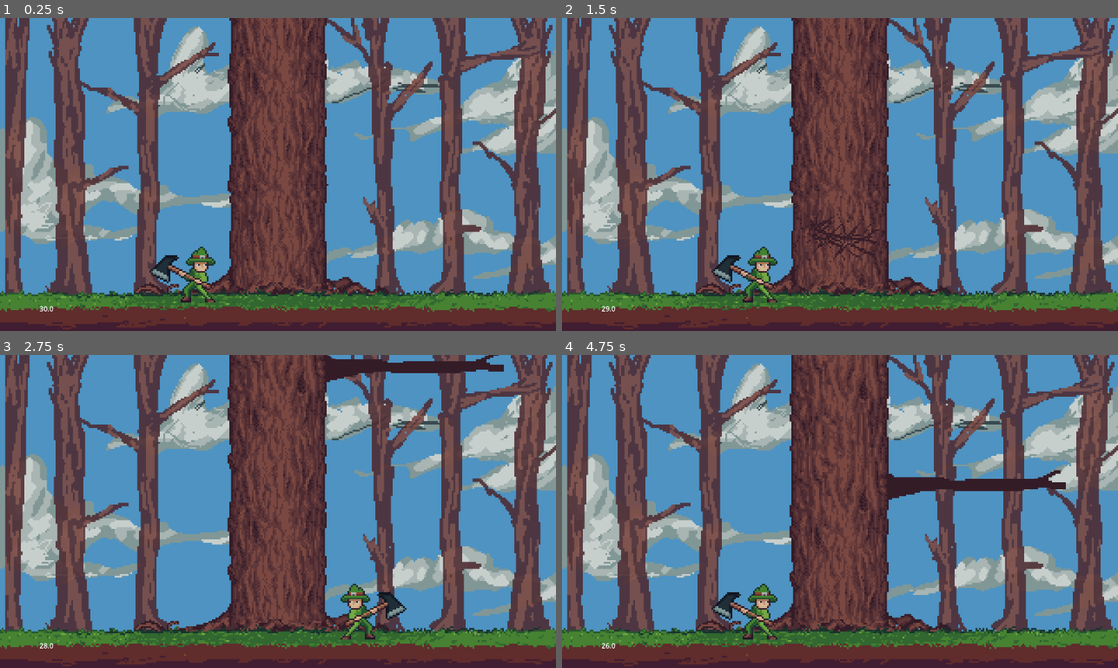
Above: before the commit, frames 1-4 (two rows, left to right).
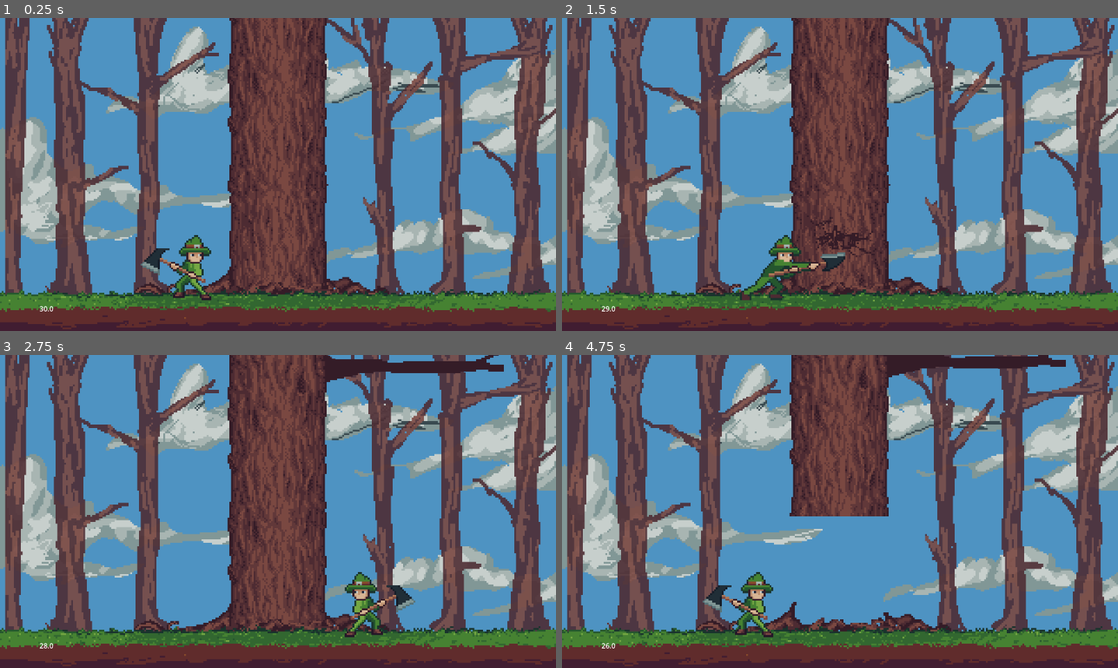
Above: after the commit, the same moments.

Repository: decksdark628/woodchopper
Game: Godot game, scene res://woodchopper.tscn
The game is run twice, just before and just after one commit, with the same random seed, the same clock (stepped at 60 frames per second) and the same inputs.
Inputs:
- Up to frame 1 (0.25 s): no input
- Up to frame 2 (1.5 s): tap Enter (ui_accept) at 0.5, 1.35 s; hold Right (ui_right) 0.53-1.28 s; hold Enter (ui_accept) 0.53-1.28 s; hold Left (ui_left) from 1.28 s (still down)
- Up to frame 3 (2.75 s): tap Enter (ui_accept) at 1.52, 1.82 s; release Left (ui_left) at 2.03 s; hold Right (ui_right) from 2.03 s (still down); hold Enter (ui_accept) from 2.03 s (still down)
- Up to frame 4 (4.75 s): release Enter (ui_accept) at 2.78 s; tap Enter (ui_accept) at 2.85, 3.02, 3.32, 4.35, 4.52 s; release Right (ui_right) at 3.53 s; hold Enter (ui_accept) 3.53-4.28 s; hold Left (ui_left) from 3.53 s (still down)

The runs differ from the first frame. In frame 1, 1.4% of the frame differs, in the area x 25-39%, y 69-91%; in frame 2, 2.2%; in frame 3, 1.4%; in frame 4, 13%, in the area x 25-91%, y 0-91%.

Commit message:
added particles and animations for player. Tweaked signals and sequences

Diff:
--- a/scripts/player.gd
+++ b/scripts/player.gd
@@ -2,9 +2,11 @@
 
 const Branch = WChData.BranchDirection
 const LEFT_POS:Vector2 = Vector2(-220, 230)
+# -120, 212
 const RIGHT_POS:Vector2 = Vector2(220, 230)
 
-@onready var sprite_2d: Sprite2D = $Sprite2D
+@onready var animation_player: AnimationPlayer = $Visuals/AnimationPlayer
+@onready var visuals: Node2D = $Visuals
 @export var tree:Node2D
 var hp:int
 var dmg:int
@@ -19,21 +21,22 @@
 	hp = 1
 	dmg = 1 #TODO: set based on item used
 	on_left_side = true
-	position = LEFT_POS
 	can_cut = true
+	animation_player.play("RESET")
 
 func cut():
 	if can_cut:
-		emit_signal("axe_swung", dmg)
+		animation_player.play("hit_tree")
 
 func move_left():
-	position = LEFT_POS
-	sprite_2d.set_flip_h(false)
-	on_left_side = true
+	if on_left_side:
+		animation_player.play("move_limit")
+	else:
+		scale.x = 1
+		on_left_side = true
 
 func move_right():
-	position = RIGHT_POS
-	sprite_2d.set_flip_h(true)
+	scale.x = -1
 	on_left_side = false
 
 func reduce_hp():
@@ -54,3 +57,7 @@
 	if (br_dir == Branch.LEFT && on_left_side) or (br_dir == Branch.RIGHT && !on_left_side):
 		reduce_hp()
 	can_cut = true
+
+func _send_hit_signal() -> void:
+	emit_signal("axe_swung", dmg)
+	animation_player.play("return_to_idle")
--- a/scripts/tree.gd
+++ b/scripts/tree.gd
@@ -32,7 +32,6 @@
 func _generate_segment() -> Node2D:
 	var previous:Branch = tree.back().branch
 	var new:Branch = _choose_branch(previous)
-	print(new)
 	var segment = tree_segment.instantiate()
 	segment.segment_died.connect(_on_tree_segment_segment_died)
 	segment.set_branch(new)
@@ -56,7 +55,6 @@
 func _on_tree_segment_segment_died() -> void:
 	can_take_dmg = false
 	player.can_cut = false
-	# TODO: Animacion de romper bloque con particulas
 	tree[0].queue_free()
 	add_segment()
 	tree.pop_front()
@@ -68,4 +66,5 @@
 
 func _on_player_axe_swung(dmg) -> void:
 	if can_take_dmg:
+		tree[0].throw_particles()
 		tree[0].decrease_hp(dmg)
--- a/scripts/tree_segment.gd
+++ b/scripts/tree_segment.gd
@@ -1,6 +1,3 @@
-
-# The tree_segment.gd script is attached to all segments, but in tree.gd, only tree[0] is connected to the segment_died signal (likely via the first segment set in the editor).
-
 extends Node2D
 
 const Branch = WChData.BranchDirection
@@ -10,13 +7,13 @@
 @onready var segment_sprite: Sprite2D = $SegmentSprite
 @onready var breaking_anim: Sprite2D = $BreakingAnim
 @onready var branch_sprite: Sprite2D = $BranchSprite
+@onready var cpu_particles_2d: CPUParticles2D = $CPUParticles2D
 var branch:Branch
 var hp:int
 
 func _ready() -> void:
-	#branch = Branch.NONE
 	hp = WChData.MAX_SEGMENT_HP
-	_update_sprite() #change later for a set_view or something
+	_update_sprite()
 
 func decrease_hp(n:int):
 	hp -= n
@@ -33,7 +30,7 @@
 		self, "position:y", new_y, WChData.SEGM_FALL_DURATION
 		)\
 		.set_trans(Tween.TRANS_BACK)\
-		.set_ease(Tween.EASE_OUT)
+		.set_ease(Tween.EASE_IN)
 
 func _update_breaking_anim():
 	var frame:int = WChData.MAX_SEGMENT_HP - hp
@@ -42,19 +39,18 @@
 	else:
 		breaking_anim.frame = WChData.MAX_BREAK_ANIM_SPRITES
 
+func throw_particles():
+	cpu_particles_2d.emitting = true
+
 func _update_sprite():
 	match branch:
 		Branch.LEFT:
-			print("left")
 			branch_sprite.set_flip_h(true)
 			branch_sprite.position = Vector2(-256,12)
 			branch_sprite.visible = true
 		Branch.NONE:
-			print("center")
 			segment_sprite.frame = randi_range(0, WChData.NUM_CENTER_SPRITES - 1)
 		Branch.RIGHT:
-			print("right")
-			#position = Vector2(256,12)
 			branch_sprite.visible = true
 		_:
 			printerr("tree_chunk.gd: BranchDirection invalido")
--- a/scripts/woodchopper_data.gd
+++ b/scripts/woodchopper_data.gd
@@ -2,7 +2,7 @@
 
 const GRID_SIZE:int = 256
 const NUM_CENTER_SPRITES:int = 4
-const SEGM_FALL_DURATION:float = 0.5
+const SEGM_FALL_DURATION:float = 0.6
 const MAX_SEGMENT_HP:int = 5
 const MAX_BREAK_ANIM_SPRITES:int = 4
 
--- a/tree_segment.tscn
+++ b/tree_segment.tscn
@@ -1,9 +1,20 @@
-[gd_scene load_steps=5 format=3 uid="uid://oh48t145y0cc"]
+[gd_scene load_steps=8 format=3 uid="uid://oh48t145y0cc"]
 
 [ext_resource type="Script" uid="uid://c3218ulfabjos" path="res://scripts/tree_segment.gd" id="1_j8ln4"]
 [ext_resource type="Texture2D" uid="uid://c0u15g6h6u37n" path="res://sprites/tree_log_tiles.png" id="2_ctvxr"]
 [ext_resource type="Texture2D" uid="uid://dnp7o1rd8vd5s" path="res://sprites/tree_breaking.png" id="3_vsuxa"]
 [ext_resource type="Texture2D" uid="uid://dap3kf0usm3ou" path="res://sprites/branch.png" id="4_od62e"]
+[ext_resource type="Texture2D" uid="uid://bfjs6m5yjcaeg" path="res://sprites/tree_particles_outlined.png" id="5_1s6et"]
+
+[sub_resource type="CanvasItemMaterial" id="CanvasItemMaterial_1p6gb"]
+particles_animation = true
+particles_anim_h_frames = 4
+particles_anim_v_frames = 4
+particles_anim_loop = false
+
+[sub_resource type="Gradient" id="Gradient_1s6et"]
+offsets = PackedFloat32Array(0.8, 1)
+colors = PackedColorArray(1, 1, 1, 1, 1, 1, 1, 0)
 
 [node name="TreeSegment" type="Node2D"]
 texture_filter = 1
@@ -25,3 +36,24 @@
 scale = Vector2(4, 4)
 texture = ExtResource("3_vsuxa")
 hframes = 5
+
+[node name="CPUParticles2D" type="CPUParticles2D" parent="."]
+texture_filter = 1
+material = SubResource("CanvasItemMaterial_1p6gb")
+emitting = false
+texture = ExtResource("5_1s6et")
+lifetime = 0.3
+one_shot = true
+speed_scale = 0.7
+explosiveness = 0.8
+emission_shape = 1
+emission_sphere_radius = 12.0
+direction = Vector2(0, 0)
+spread = 180.0
+gravity = Vector2(0, 300)
+initial_velocity_min = 350.0
+initial_velocity_max = 700.0
+scale_amount_min = 4.0
+scale_amount_max = 4.0
+color_ramp = SubResource("Gradient_1s6et")
+anim_offset_max = 1.0
--- a/woodchopper.tscn
+++ b/woodchopper.tscn
@@ -7,7 +7,199 @@
 [ext_resource type="Texture2D" uid="uid://bh7426xrkbi4g" path="res://sprites/grass_and_dirt_bg1.png" id="5_erjnm"]
 [ext_resource type="Texture2D" uid="uid://b6ahl4ucfxftt" path="res://sprites/roots_foreground1.png" id="6_fl47g"]
 [ext_resource type="Texture2D" uid="uid://c50o357kni43h" path="res://sprites/forest_bg1.png" id="6_gy6x0"]
-[ext_resource type="Texture2D" uid="uid://dchdfhnswru8e" path="res://sprites/player_woodchopper.png" id="8_erjnm"]
+[ext_resource type="Texture2D" uid="uid://b7krdrhxesw6q" path="res://sprites/player_animation.png" id="9_fl47g"]
+
+[sub_resource type="Animation" id="Animation_fl47g"]
+length = 0.001
+tracks/0/type = "value"
+tracks/0/imported = false
+tracks/0/enabled = true
+tracks/0/path = NodePath("PlayerSprite:frame")
+tracks/0/interp = 1
+tracks/0/loop_wrap = true
+tracks/0/keys = {
+"times": PackedFloat32Array(0),
+"transitions": PackedFloat32Array(1),
+"update": 1,
+"values": [0]
+}
+tracks/1/type = "value"
+tracks/1/imported = false
+tracks/1/enabled = true
+tracks/1/path = NodePath("PlayerSprite:frame_coords")
+tracks/1/interp = 1
+tracks/1/loop_wrap = true
+tracks/1/keys = {
+"times": PackedFloat32Array(0),
+"transitions": PackedFloat32Array(1),
+"update": 1,
+"values": [Vector2i(0, 0)]
+}
+tracks/2/type = "value"
+tracks/2/imported = false
+tracks/2/enabled = true
+tracks/2/path = NodePath(".:position")
+tracks/2/interp = 1
+tracks/2/loop_wrap = true
+tracks/2/keys = {
+"times": PackedFloat32Array(0),
+"transitions": PackedFloat32Array(1),
+"update": 0,
+"values": [Vector2(-180, 214)]
+}
+
+[sub_resource type="Animation" id="Animation_erjnm"]
+resource_name = "return_to_idle"
+length = 0.08
+tracks/0/type = "value"
+tracks/0/imported = false
+tracks/0/enabled = true
+tracks/0/path = NodePath("PlayerSprite:frame")
+tracks/0/interp = 1
+tracks/0/loop_wrap = true
+tracks/0/keys = {
+"times": PackedFloat32Array(0, 0.08),
+"transitions": PackedFloat32Array(1, 1),
+"update": 1,
+"values": [2, 0]
+}
+tracks/1/type = "value"
+tracks/1/imported = false
+tracks/1/enabled = true
+tracks/1/path = NodePath("PlayerSprite:frame_coords")
+tracks/1/interp = 1
+tracks/1/loop_wrap = true
+tracks/1/keys = {
+"times": PackedFloat32Array(0, 0.08),
+"transitions": PackedFloat32Array(1, 1),
+"update": 1,
+"values": [Vector2i(2, 0), Vector2i(0, 0)]
+}
+tracks/2/type = "value"
+tracks/2/imported = false
+tracks/2/enabled = true
+tracks/2/path = NodePath(".:position")
+tracks/2/interp = 1
+tracks/2/loop_wrap = true
+tracks/2/keys = {
+"times": PackedFloat32Array(0, 0.08),
+"transitions": PackedFloat32Array(1, 1),
+"update": 1,
+"values": [Vector2(-120, 214), Vector2(-180, 214)]
+}
+
+[sub_resource type="Animation" id="Animation_i5la1"]
+resource_name = "hit_tree"
+length = 0.05
+tracks/0/type = "value"
+tracks/0/imported = false
+tracks/0/enabled = true
+tracks/0/path = NodePath("PlayerSprite:frame")
+tracks/0/interp = 1
+tracks/0/loop_wrap = true
+tracks/0/keys = {
+"times": PackedFloat32Array(0, 0.03),
+"transitions": PackedFloat32Array(1, 1),
+"update": 1,
+"values": [0, 2]
+}
+tracks/1/type = "value"
+tracks/1/imported = false
+tracks/1/enabled = true
+tracks/1/path = NodePath("PlayerSprite:frame_coords")
+tracks/1/interp = 1
+tracks/1/loop_wrap = true
+tracks/1/keys = {
+"times": PackedFloat32Array(0, 0.03),
+"transitions": PackedFloat32Array(1, 1),
+"update": 1,
+"values": [Vector2i(0, 0), Vector2i(2, 0)]
+}
+tracks/2/type = "value"
+tracks/2/imported = false
+tracks/2/enabled = true
+tracks/2/path = NodePath(".:position")
+tracks/2/interp = 1
+tracks/2/loop_wrap = true
+tracks/2/keys = {
+"times": PackedFloat32Array(0, 0.0001, 0.03),
+"transitions": PackedFloat32Array(1, 1, 1),
+"update": 1,
+"values": [Vector2(-180, 214), Vector2(-180, 214), Vector2(-120, 214)]
+}
+tracks/3/type = "method"
+tracks/3/imported = false
+tracks/3/enabled = true
+tracks/3/path = NodePath("..")
+tracks/3/interp = 1
+tracks/3/loop_wrap = true
+tracks/3/keys = {
+"times": PackedFloat32Array(0.03),
+"transitions": PackedFloat32Array(1),
+"values": [{
+"args": [],
+"method": &"_send_hit_signal"
+}]
+}
+
+[sub_resource type="Animation" id="Animation_71l07"]
+resource_name = "move_limit"
+length = 0.05
+tracks/0/type = "value"
+tracks/0/imported = false
+tracks/0/enabled = true
+tracks/0/path = NodePath("PlayerSprite:frame")
+tracks/0/interp = 1
+tracks/0/loop_wrap = true
+tracks/0/keys = {
+"times": PackedFloat32Array(0),
+"transitions": PackedFloat32Array(1),
+"update": 1,
+"values": [0]
+}
+tracks/1/type = "value"
+tracks/1/imported = false
+tracks/1/enabled = true
+tracks/1/path = NodePath("PlayerSprite:frame_coords")
+tracks/1/interp = 1
+tracks/1/loop_wrap = true
+tracks/1/keys = {
+"times": PackedFloat32Array(0),
+"transitions": PackedFloat32Array(1),
+"update": 1,
+"values": [Vector2i(0, 0)]
+}
+tracks/2/type = "value"
+tracks/2/imported = false
+tracks/2/enabled = true
+tracks/2/path = NodePath(".:position")
+tracks/2/interp = 1
+tracks/2/loop_wrap = true
+tracks/2/keys = {
+"times": PackedFloat32Array(0, 0.025, 0.05),
+"transitions": PackedFloat32Array(1, 1, 1),
+"update": 1,
+"values": [Vector2(-180, 214), Vector2(-196, 214), Vector2(-180, 214)]
+}
+tracks/3/type = "method"
+tracks/3/imported = false
+tracks/3/enabled = true
+tracks/3/path = NodePath("..")
+tracks/3/interp = 1
+tracks/3/loop_wrap = true
+tracks/3/keys = {
+"times": PackedFloat32Array(),
+"transitions": PackedFloat32Array(),
+"values": []
+}
+
+[sub_resource type="AnimationLibrary" id="AnimationLibrary_i5la1"]
+_data = {
+&"RESET": SubResource("Animation_fl47g"),
+&"hit_tree": SubResource("Animation_i5la1"),
+&"move_limit": SubResource("Animation_71l07"),
+&"return_to_idle": SubResource("Animation_erjnm")
+}
 
 [node name="Woodchopper" type="Node2D"]
 script = ExtResource("1_tyyj5")
@@ -48,13 +240,22 @@
 
 [node name="Player" type="Node2D" parent="." node_paths=PackedStringArray("tree")]
 texture_filter = 1
-position = Vector2(-220, 230)
 script = ExtResource("1_84oo1")
 tree = NodePath("../Tree")
 
-[node name="Sprite2D" type="Sprite2D" parent="Player"]
-scale = Vector2(4, 4)
-texture = ExtResource("8_erjnm")
+[node name="Visuals" type="Node2D" parent="Player"]
+position = Vector2(-180, 214)
+
+[node name="PlayerSprite" type="Sprite2D" parent="Player/Visuals"]
+texture_filter = 1
+scale = Vector2(4.4, 4.4)
+texture = ExtResource("9_fl47g")
+hframes = 3
+
+[node name="AnimationPlayer" type="AnimationPlayer" parent="Player/Visuals"]
+libraries = {
+&"": SubResource("AnimationLibrary_i5la1")
+}
 
 [node name="Timer" type="Timer" parent="."]
 wait_time = 30.0
Binary file added: sprites/breaking_particles.png
Not shown, added: sprites/breaking_particles.png.import
Binary file added: sprites/player_animation.png
Not shown, added: sprites/player_animation.png.import
Binary file added: sprites/player_animation_old.png
Not shown, added: sprites/player_animation_old.png.import
Binary file added: sprites/tree_particles_outlined.png
Not shown, added: sprites/tree_particles_outlined.png.import
Not shown: 1 places in woodchopper.tscn that only renumber resources
